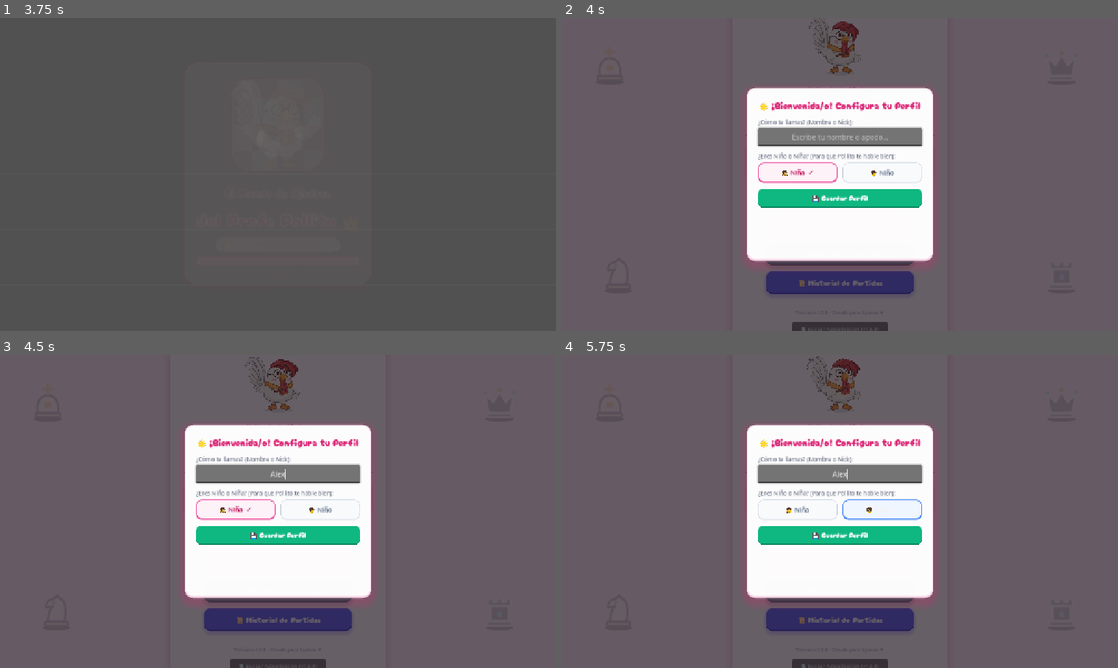
Above: before the commit, frames 1-4 (two rows, left to right).
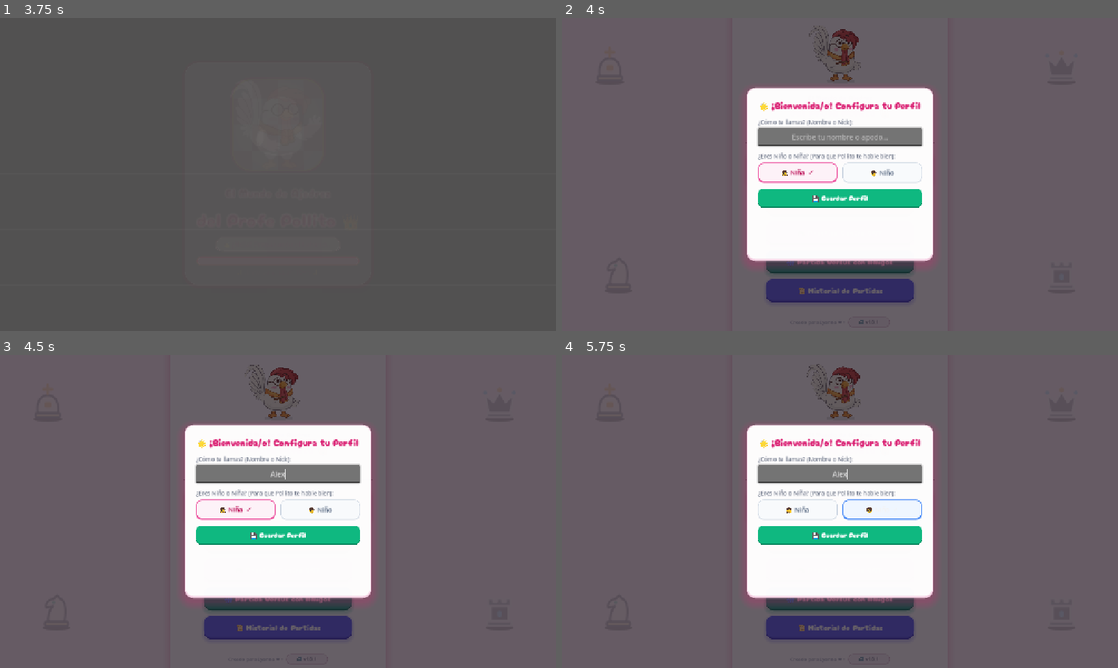
Above: after the commit, the same moments.

Repository: Xx5n0wxX/ajedrez-de-pollito
Game: Godot game, scene res://scenes/SplashScreen.tscn
The game is run twice, just before and just after one commit, with the same random seed, the same clock (stepped at 60 frames per second) and the same inputs.
Inputs (mouse positions are in pixels of both pictures, inside the frame that each line leads up to):
- Up to frame 1 (3.75 s): tap Enter at 0.5 s; move the mouse to (400, 158) at 0.52 s; click (400, 158) at 0.67 s; tap Space at 0.77 s; drag from (166, 190) to (250, 237) at 1.27 s; move the mouse to (333, 105) at 2.02 s; click (333, 105) at 2.17 s; drag from (250, 237) to (111, 127) at 2.77 s; move the mouse to (444, 221) at 3.52 s; click (444, 221) at 3.67 s
- Up to frame 2 (4 s): tap Space at 3.77 s
- Up to frame 3 (4.5 s): click (278, 473) at 4.27 s; type "Alex" at 4.35 s
- Up to frame 4 (5.75 s): click "➕ Nuevo" at 5 s

Frame 1 is identical in both runs. In frame 2, 3.4% of the frame differs, in the area x 33-67%, y 0-100%; in frame 3, 3.4%; in frame 4, 3.5%.

Commit message:
Release v1.0.1 (Build 2): Soporte completo multiplataforma para actualizaciones rápidas OTA en PC y Android con botón inline y selector de ejecutable EXE.

Diff:
--- a/scripts/MainMenu.gd
+++ b/scripts/MainMenu.gd
@@ -1302,9 +1302,9 @@
 		else:
 			if is_portrait:
 				var target_w = clampf(vp_size.x * 0.88, 440.0, 560.0)
-				menu_card.custom_minimum_size = Vector2(target_w, 620.0)
+				menu_card.custom_minimum_size = Vector2(target_w, 610.0)
 			else:
-				menu_card.custom_minimum_size = Vector2(500.0, 620.0)
+				menu_card.custom_minimum_size = Vector2(500.0, 610.0)
 
 	_apply_menu_scaling(is_mob, is_portrait, vp_size.x)
 	_adjust_modal_widths(is_portrait, vp_size.x)
@@ -2507,9 +2507,12 @@
 	_upd_btn_ota.pressed.connect(_on_start_ota_pressed)
 	vbox.add_child(_upd_btn_ota)
 
-	# Botón secundario: Descargar APK completo en el navegador
+	# Botón secundario: Descargar APK/EXE completo en el navegador
 	_upd_btn_apk = Button.new()
-	_upd_btn_apk.text = "📦 Descargar APK Completo (Navegador)"
+	if OS.get_name() == "Windows":
+		_upd_btn_apk.text = "💻 Descargar Ejecutable EXE Completo (Navegador)"
+	else:
+		_upd_btn_apk.text = "📦 Descargar APK Completo (Navegador)"
 	_upd_btn_apk.custom_minimum_size = Vector2(0, 52)
 	_upd_btn_apk.focus_mode = Control.FOCUS_NONE
 	_upd_btn_apk.mouse_default_cursor_shape = Control.CURSOR_POINTING_HAND
@@ -2545,21 +2548,27 @@
 	if not um.update_failed.is_connected(_on_update_failed):
 		um.update_failed.connect(_on_update_failed)
 
-	# Actualizar texto del pie de página en PC y añadir botón de actualización
+	# Actualizar texto del pie de página en PC y añadir botón de actualización inline
 	var footer_lbl := find_child("Footer", true, false) as Label
 	if footer_lbl:
-		footer_lbl.text = "Versión v%s • Creado para Lyanna ❤️" % str(um.current_version_name)
+		footer_lbl.text = "Creado para Lyanna ❤️ •"
 		var parent_vbox := footer_lbl.get_parent() as VBoxContainer
 		if parent_vbox and not _pc_btn_update:
+			var footer_hbox := HBoxContainer.new()
+			footer_hbox.name = "FooterHBox"
+			footer_hbox.alignment = BoxContainer.ALIGNMENT_CENTER
+			footer_hbox.add_theme_constant_override("separation", 8)
+			parent_vbox.add_child(footer_hbox)
+			footer_lbl.reparent(footer_hbox)
+
 			_pc_btn_update = Button.new()
-			_pc_btn_update.text = "🔄 Buscar Actualización (v%s)" % str(um.current_version_name)
-			_pc_btn_update.custom_minimum_size = Vector2(220, 30)
-			_pc_btn_update.size_flags_horizontal = Control.SIZE_SHRINK_CENTER
+			_pc_btn_update.text = "🔄 v%s" % str(um.current_version_name)
+			_pc_btn_update.custom_minimum_size = Vector2(96, 24)
 			_pc_btn_update.focus_mode = Control.FOCUS_NONE
 			_pc_btn_update.mouse_default_cursor_shape = Control.CURSOR_POINTING_HAND
-			_pc_btn_update.add_theme_font_size_override("font_size", 12)
+			_pc_btn_update.add_theme_font_size_override("font_size", 11)
 			_pc_btn_update.pressed.connect(_on_update_button_pressed)
-			parent_vbox.add_child(_pc_btn_update)
+			footer_hbox.add_child(_pc_btn_update)
 
 	_refresh_version_badges()
 
@@ -2576,10 +2585,29 @@
 			_mob_btn_update.text = "🔄 v" + ver_txt
 		_apply_mobile_update_pill_style(has_upd)
 	if _pc_btn_update:
+		var pc_sb := StyleBoxFlat.new()
+		pc_sb.set_corner_radius_all(10)
+		pc_sb.anti_aliasing = true
 		if has_upd:
-			_pc_btn_update.text = "✨ ¡Nueva Versión Disponible!"
+			_pc_btn_update.text = "✨ ¡Actualizar a v%s!" % str(um.remote_version_info.get("version_name", ver_txt))
+			pc_sb.bg_color = Color("#10B981")
+			pc_sb.border_color = Color("#059669")
+			pc_sb.border_width_bottom = 2
+			_pc_btn_update.add_theme_color_override("font_color", Color.WHITE)
 		else:
-			_pc_btn_update.text = "🔄 Buscar Actualización (v%s)" % ver_txt
+			_pc_btn_update.text = "🔄 v%s" % ver_txt
+			pc_sb.bg_color = Color(0.96, 0.94, 0.96, 1.0)
+			pc_sb.border_color = Color(0.85, 0.75, 0.82, 1.0)
+			pc_sb.border_width_left = 1
+			pc_sb.border_width_top = 1
+			pc_sb.border_width_right = 1
+			pc_sb.border_width_bottom = 2
+			_pc_btn_update.add_theme_color_override("font_color", Color(0.4, 0.42, 0.5, 1.0))
+		_pc_btn_update.add_theme_stylebox_override("normal", pc_sb)
+		var pc_hov := pc_sb.duplicate()
+		pc_hov.bg_color = pc_sb.bg_color.lightened(0.08)
+		_pc_btn_update.add_theme_stylebox_override("hover", pc_hov)
+		_pc_btn_update.add_theme_stylebox_override("pressed", pc_sb)
 
 func _trigger_auto_update_check() -> void:
 	var um = _get_um()
--- a/scripts/UpdateManager.gd
+++ b/scripts/UpdateManager.gd
@@ -17,6 +17,7 @@
 const DEFAULT_PCK_ANDROID_URL: String = "https://github.com/Xx5n0wxX/ajedrez-de-pollito/releases/latest/download/update_android.pck"
 const DEFAULT_PCK_WIN_URL: String = "https://github.com/Xx5n0wxX/ajedrez-de-pollito/releases/latest/download/update_windows.pck"
 const DEFAULT_APK_URL: String = "https://github.com/Xx5n0wxX/ajedrez-de-pollito/releases/latest/download/Ajedrez_de_Pollito.apk"
+const DEFAULT_EXE_URL: String = "https://github.com/Xx5n0wxX/ajedrez-de-pollito/releases/latest/download/Ajedrez_de_Pollito.exe"
 
 const LOCAL_VERSION_PATH: String = "res://version.json"
 const OTA_PCK_PATH: String = "user://ota_update.pck"
@@ -299,7 +300,16 @@
 			ResourceLoader.load(path, "", ResourceLoader.CACHE_MODE_REPLACE)
 
 func open_full_apk_download() -> void:
-	var apk_url: String = str(remote_version_info.get("apk_url", DEFAULT_APK_URL))
-	if apk_url.is_empty():
-		apk_url = DEFAULT_APK_URL
-	OS.shell_open(apk_url)
+	open_full_installer_download()
+
+func open_full_installer_download() -> void:
+	if OS.get_name() == "Windows":
+		var exe_url: String = str(remote_version_info.get("exe_url", DEFAULT_EXE_URL))
+		if exe_url.is_empty():
+			exe_url = DEFAULT_EXE_URL
+		OS.shell_open(exe_url)
+	else:
+		var apk_url: String = str(remote_version_info.get("apk_url", DEFAULT_APK_URL))
+		if apk_url.is_empty():
+			apk_url = DEFAULT_APK_URL
+		OS.shell_open(apk_url)
--- a/version.json
+++ b/version.json
@@ -1,9 +1,10 @@
 {
-  "version_code": 1,
-  "version_name": "1.0.0",
+  "version_code": 2,
+  "version_name": "1.0.1",
   "release_date": "2026-11-07",
-  "notes": "Lanzamiento inicial v1.0.0 con nuevo menu principal escenico Android, pantalla de carga animada y actualizador OTA via GitHub.",
+  "notes": "Soporte completo multiplataforma para actualizaciones rápidas OTA en PC y Android con botón inline y selector de ejecutable EXE.",
   "pck_url": "https://github.com/Xx5n0wxX/ajedrez-de-pollito/releases/latest/download/update_android.pck",
   "pck_win_url": "https://github.com/Xx5n0wxX/ajedrez-de-pollito/releases/latest/download/update_windows.pck",
-  "apk_url": "https://github.com/Xx5n0wxX/ajedrez-de-pollito/releases/latest/download/Ajedrez_de_Pollito.apk"
+  "apk_url": "https://github.com/Xx5n0wxX/ajedrez-de-pollito/releases/latest/download/Ajedrez_de_Pollito.apk",
+  "exe_url": "https://github.com/Xx5n0wxX/ajedrez-de-pollito/releases/latest/download/Ajedrez_de_Pollito.exe"
 }
Not shown, changed: export_presets.cfg
Not shown, changed: deploy_release.ps1
